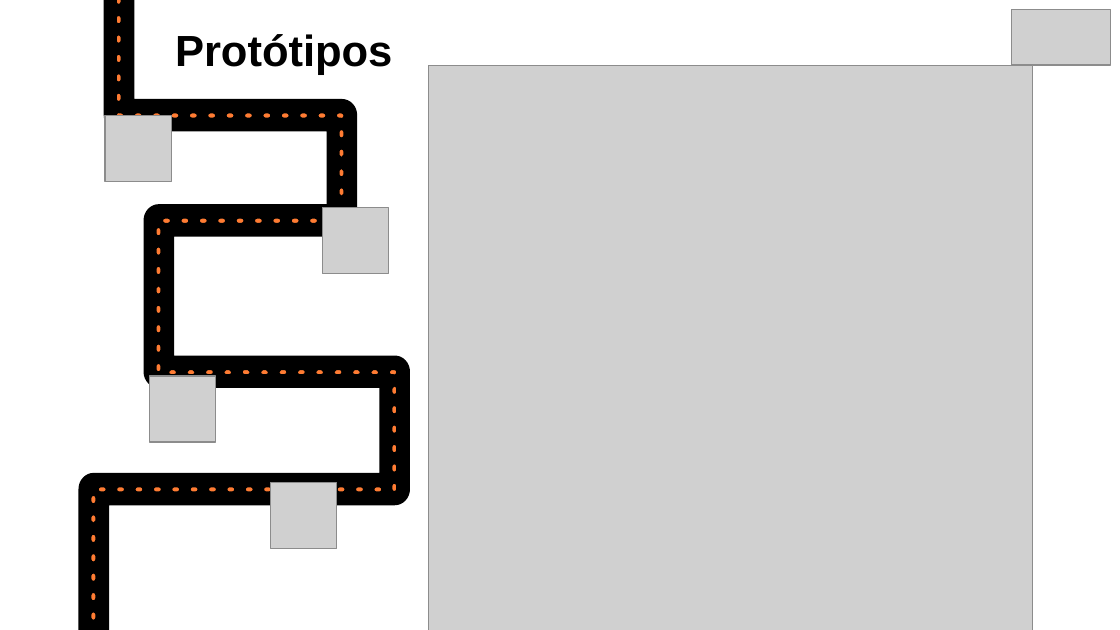
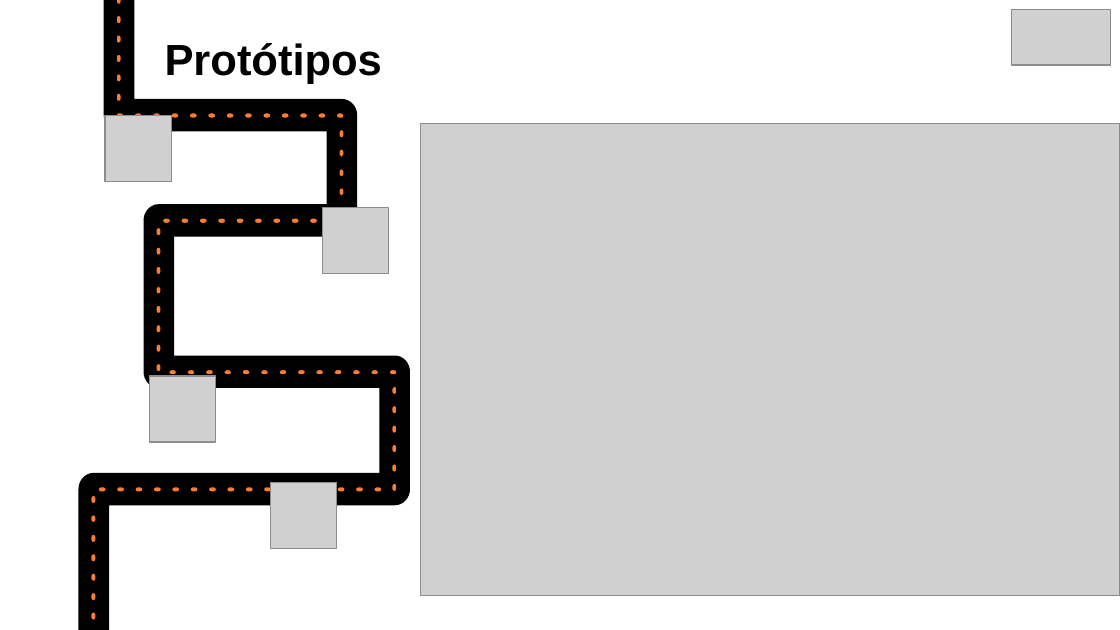
Before and after one commit to Nossa-Via/Fatec-Ipiranga-LabEngSoft-2024-2-Equipe08, a slide deck: slide 3 of LabEngSoft-2024-2-Sprint#3/Nossa Via - Apresentação.pptx. Drawn at 1120x630 pixels with LibreOffice and Linux fonts; fonts in the diff are those of the drawing; grey boxes stand for pictures. Boxes give left, top, right and bottom in pixels: in the first picture for what was removed or moved away, otherwise in the second. Text is boxed around its words. In the diff, an @@ line names an element or a change of style, - is before the commit and + after.

```diff
--- a/LabEngSoft-2024-2-Sprint#3/Nossa Via - Apresentação.pptx
+++ b/LabEngSoft-2024-2-Sprint#3/Nossa Via - Apresentação.pptx
@@ text "Protótipos": place and size @@
-text "Protótipos" at <box>175,34,392,75</box>
+text "Protótipos" at <box>165,43,382,84</box>
@@ picture: place and size @@
-picture at <box>428,65,1033,630</box>
+picture at <box>421,124,1120,596</box>
```
Also in this commit, not shown: 5 other slides changed.
